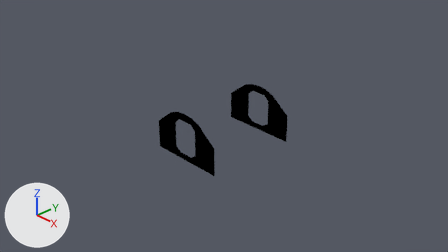
Renders of the Blender file Models/Squad/Spaces/mk2CrewCabin.blend from each side of a commit.
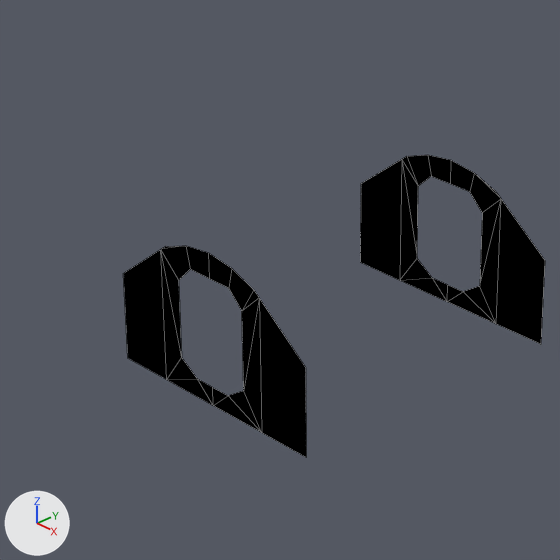
Old and new are each drawn from the file's camera 'Camera' and again close up on the part from 27% to 65% of the width and 15% to 82% of the height. The axes (+X, +Y, +Z) are drawn at lower left. The lights are the same throughout. The close-ups show mesh edges as thin lines.

The older version as bpy lines, for what is in view:
```python
me_mk2_crew_cab_int_001 = bpy.data.meshes.new('MK2_Crew_Cab_Int.001')
me_mk2_crew_cab_int_001.from_pydata(...)  # 48 vertices, 36 faces; spans x -0.74..0.74, y -0.9..0.9, z -0.44..0.47
me_mk2_crew_cab_int_001.materials.append(mat_mk2standardiva_002)  # its picture is missing
me_mk2_crew_cab_int_002 = bpy.data.meshes.new('MK2_Crew_Cab_Int.002')
me_mk2_crew_cab_int_002.from_pydata(...)  # 88 vertices, 118 faces; spans x -0.35..0.35, y -0.96..0.95, z -0.42..0.4
me_mk2_crew_cab_int_002.materials.append(mat_mk2standardiva_002)  # its picture is missing
ob_cutout = bpy.data.objects.new('cutout', me_mk2_crew_cab_int_002)
ob_cutout.parent = ob_freeiva
ob_cutout.location = (0.0, 0.0, 0.0)
ob_cutout.rotation_euler = (0.0, 0.0, -3.142)  # degrees (0, 0, -180)
ob_cutout.hide_set(True)
ob_replacement = bpy.data.objects.new('replacement', me_mk2_crew_cab_int_001)
ob_replacement.parent = ob_freeiva
ob_replacement.location = (0.0, 0.0, 0.0)
ob_replacement.rotation_euler = (0.0, 0.0, -3.142)  # degrees (0, 0, -180)
```
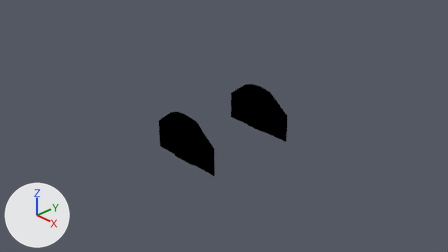
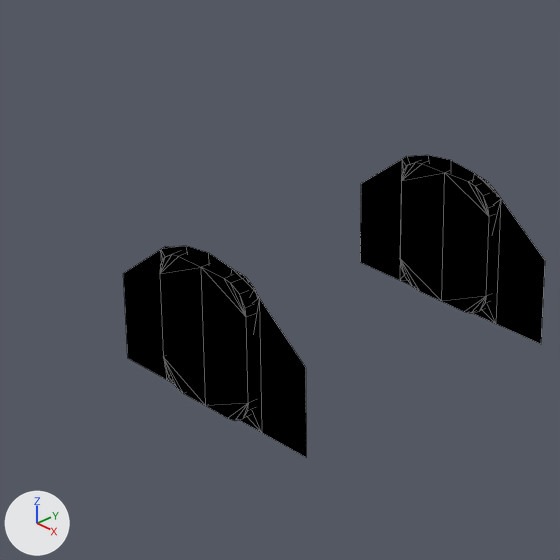
ob_cutout is not drawn itself; it is the parent of ob_cutout_001, ob_cutout_002.

Pixel boxes [x1, y1, x2, y2] of what changed, in the close-ups (560 x 560 px):
'cutout.001', added (black)
    after: [160, 252, 257, 421]
'cutout.002', added (black)
    after: [400, 160, 496, 313]

The change, as a list of edits to the scene's bpy script:
```text
Add me_mk2_crew_cab_int_003:
    me_mk2_crew_cab_int_003.from_pydata(...)  # 44 vertices, 59 faces; spans x -0.35..0.35, y -0.956..-0.854, z -0.42..0.4
    me_mk2_crew_cab_int_003.materials.append(mat_mk2standardiva_002)  # its picture is missing
Add me_mk2_crew_cab_int_002_1:
    me_mk2_crew_cab_int_002_1.from_pydata(...)  # 44 vertices, 59 faces; spans x -0.35..0.35, y 0.849..0.951, z -0.42..0.4
    me_mk2_crew_cab_int_002_1.materials.append(mat_mk2standardiva_002)  # its picture is missing
Change ob_cutout:
    ob_cutout.rotation_euler: (0.0, 0.0, -3.142) -> (0.0, 0.0, 0.0)  # degrees (0, 0, -180) -> degrees (0, 0, 0)
Add ob_cutout_002:
    ob_cutout_002 = bpy.data.objects.new('cutout.002', me_mk2_crew_cab_int_003)
    ob_cutout_002.parent = ob_cutout
    ob_cutout_002.location = (0.0, 0.0, 0.0)
    ob_cutout_002.rotation_euler = (0.0, 0.0, -3.142)  # degrees (0, 0, -180)
Add ob_cutout_001:
    ob_cutout_001 = bpy.data.objects.new('cutout.001', me_mk2_crew_cab_int_002_1)
    ob_cutout_001.parent = ob_cutout
    ob_cutout_001.location = (0.0, 0.0, 0.0)
    ob_cutout_001.rotation_euler = (0.0, 0.0, -3.142)  # degrees (0, 0, -180)
```
